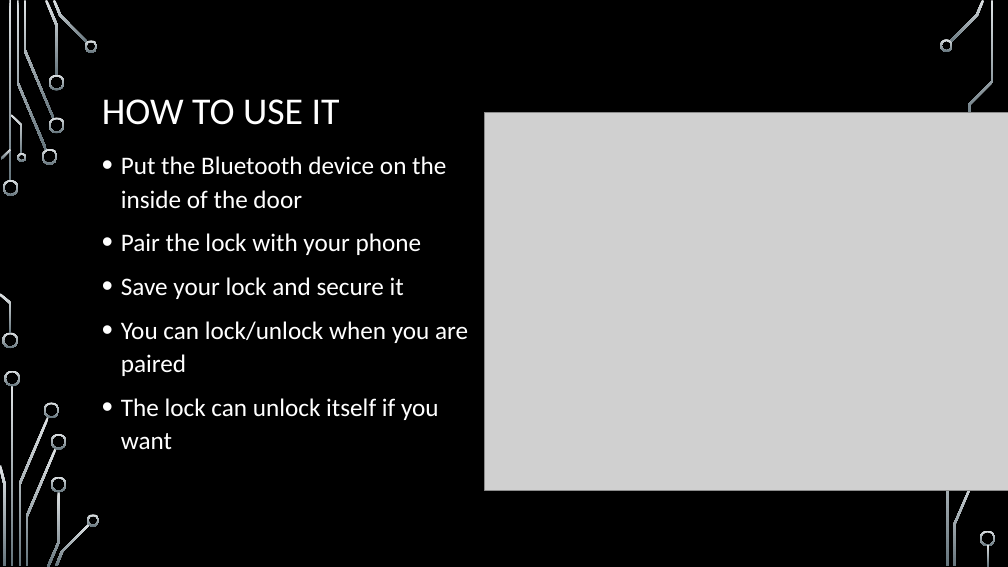
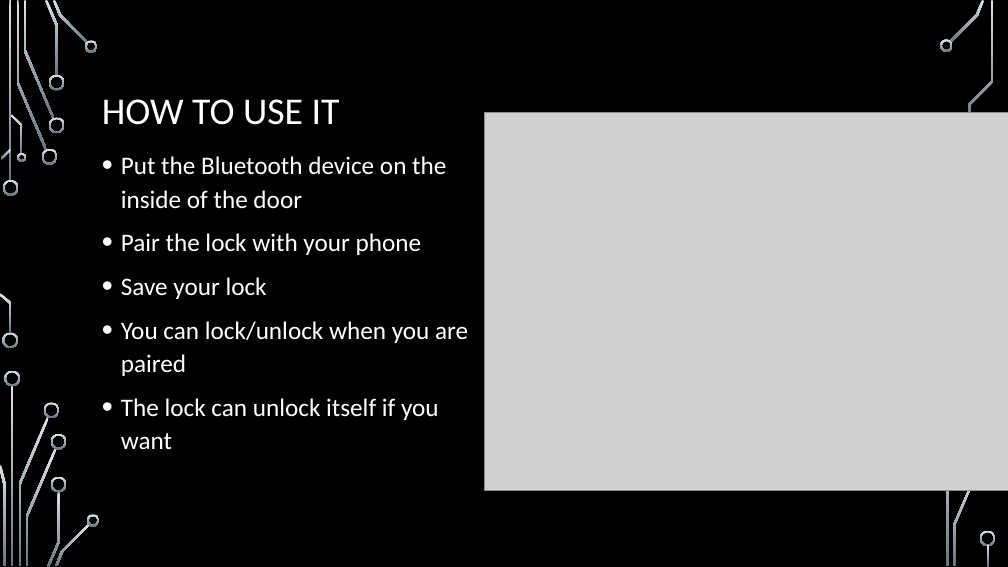
Before and after one commit to ClaudiuDaramus/myLocks, a slide deck: slide 5 of 37_presentation.pptx. Drawn at 1008x567 pixels with LibreOffice and Linux fonts; fonts in the diff are those of the drawing; grey boxes stand for pictures; background and template pictures are left out. Boxes give left, top, right and bottom in pixels: in the first picture for what was removed or moved away, otherwise in the second. Text is boxed around its words. In the diff, an @@ line names an element or a change of style, - is before the commit and + after.

Commit message:
update 2 presentation

```diff
--- a/37_presentation.pptx
+++ b/37_presentation.pptx
@@ text at [121, 277, 267, 299]: text changed @@
-• Save your lock and secure it
+• Save your lock
```
Also in this commit, not shown: 1 other slide changed, 1 other file.
